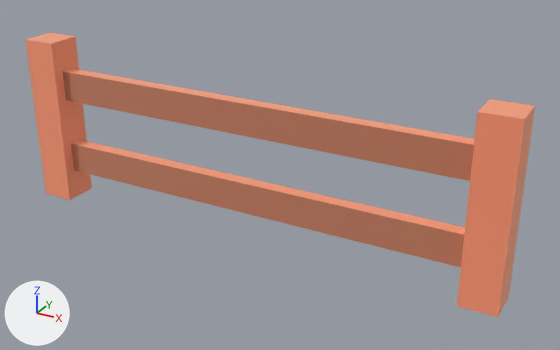
An edit to the glTF model games/pig-pens/baked/models/fence.glb, drawn before and after from the same camera.
Both versions are drawn from a camera (50 mm lens) standing at (0.705, -0.686, 0.678) and looking at (0.061, 0.484, 0.093). Arrows for +X, +Y and +Z are at lower left; the lights stay in place. The picture after the commit comes second. Vertices at exactly the same position are counted once.

The older version as bpy lines, for what is in view:
```python
me_mesh_fence_simple = bpy.data.meshes.new('Mesh fence_simple')
me_mesh_fence_simple.from_pydata(...)  # 32 vertices, 64 faces; spans x -0.5..0.5, y 0.43..0.5, z 0.0..0.345
# faces by material slot: [56, 8]
me_mesh_fence_simple.materials.append(mat_woodlight)  # beige #ffc5a7
me_mesh_fence_simple.materials.append(mat_wooddark)  # beige #e3af94
ob_fence_simple = bpy.data.objects.new('fence_simple', me_mesh_fence_simple)
ob_fence_simple.location = (0.0, 0.0, -0.05)
```
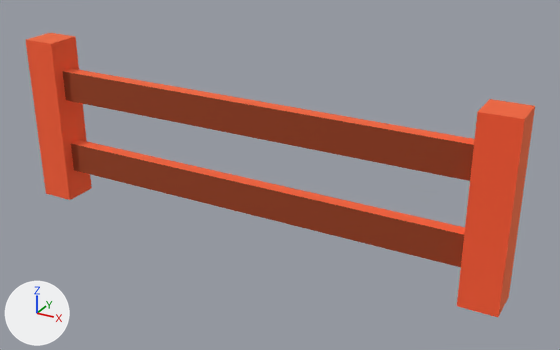
What changed in the scene script:
```text
Add mat_wood:
    mat_wood = bpy.data.materials.new('wood')
    mat_wood.use_nodes = True; mat_wood.node_tree.nodes.clear()
    _N = mat_wood.node_tree.nodes; _L = mat_wood.node_tree.links
    n0 = _N.new('ShaderNodeBsdfPrincipled'); n0.name = 'Principled BSDF'
    n0.inputs[1].default_value = 1.0  # 'Metallic'
    n0.inputs[2].default_value = 1.0  # 'Roughness'
    n1 = _N.new('ShaderNodeOutputMaterial'); n1.name = 'Material Output'
    n2 = _N.new('ShaderNodeVertexColor'); n2.name = 'Color Attribute'
    _L.new(n0.outputs[0], n1.inputs[0])  # 'BSDF' to 'Surface'
    _L.new(n2.outputs[0], n0.inputs[0])  # 'Color' to 'Base Color'
Change me_mesh_fence_simple:
    where me_mesh_fence_simple.from_pydata(...)  # 32 vertices, 64 faces; spans x -0.5..0.5, y 0.43..0.5, z 0.0..0.345
    used by ob_fence_simple; location = (0.0, 0.0, -0.05)
    me_mesh_fence_simple part 1: all 56 faces that had it switch from mat_woodlight (beige #ffc5a7) to mat_wood
    me_mesh_fence_simple part 2: all 8 faces that had it switch from mat_wooddark (beige #e3af94) to mat_wood
    me_mesh_fence_simple part 3: vertex colours changed
```

Where the change shows, as pixel boxes (x1, y1, x2, y2) in the pictures (560 x 350 px):
part 1 of me_mesh_fence_simple, recoloured (darker): (26, 33, 535, 317) in both
part 2 of me_mesh_fence_simple, recoloured (darker): (63, 71, 474, 267) in both
